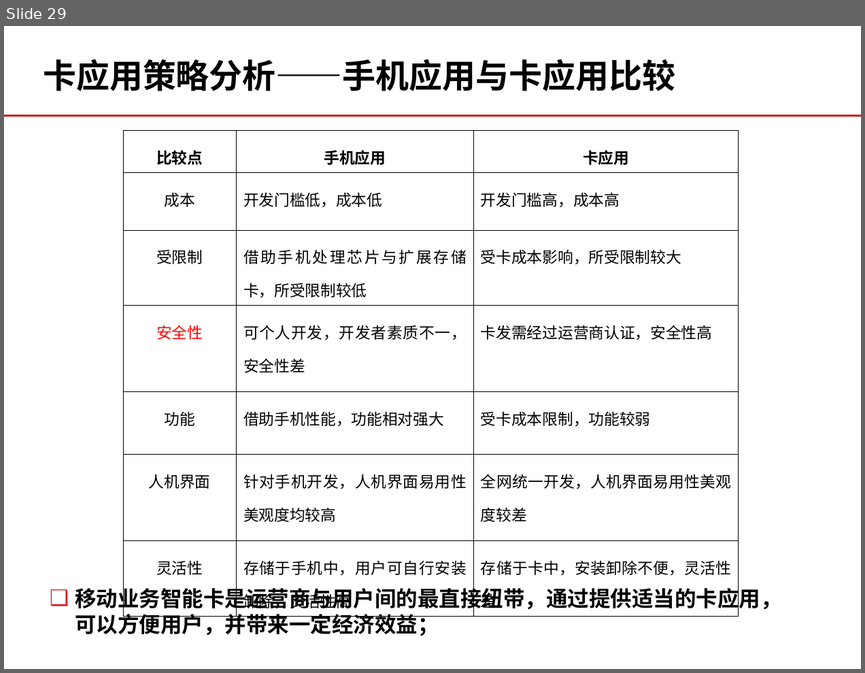
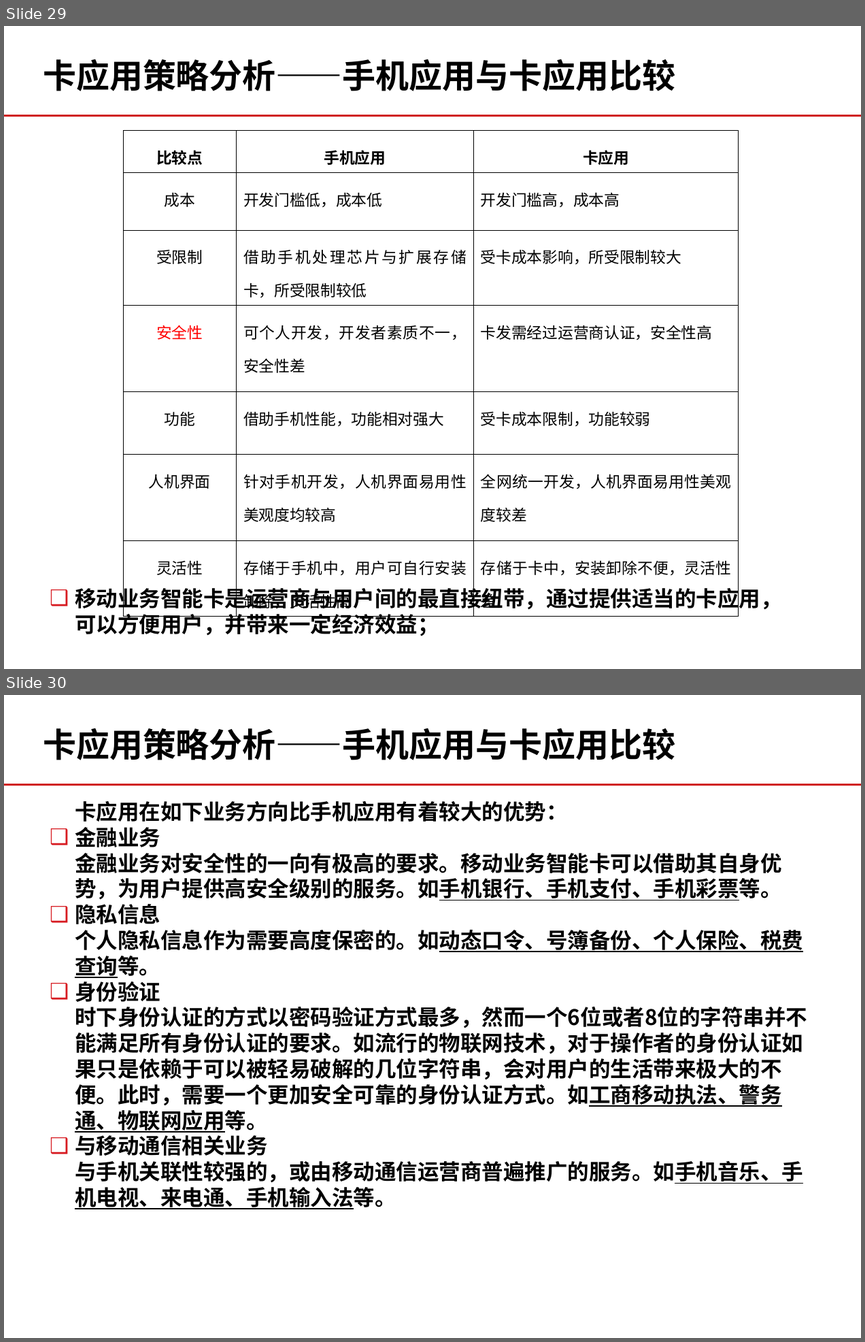
Before and after one commit to momo1101/unicardsrch, a slide deck: 软课题文本/软课题-中国联通电信卡业务及策略研究.ppt. Shown one above the other, each under a label of ours: slide 29 before the commit, slides 29 and 30 after it. The pictures are 865x673 and 865x1342 pixels, drawn with LibreOffice and Linux fonts; fonts in the diff are those of the drawing; background and template pictures are left out. Boxes give left, top, right and bottom in pixels: in the first picture for what was removed or moved away, otherwise in the second. Text is boxed around its words. In the diff, an @@ line names an element or a change of style, - is before the commit and + after.

```diff
--- a/软课题文本/软课题-中国联通电信卡业务及策略研究.ppt
+++ b/软课题文本/软课题-中国联通电信卡业务及策略研究.ppt
@@ slide 30 added at (4,695,861,1338), background #FFFFFF; not listed: 1 template element that a slide beside it also shows @@
@@ title added at (43,728,675,760), 28 pt, text #000000, bold @@
+卡应用策略分析——手机应用与卡应用比较
@@ text added at (75,801,807,1209), 18 pt, text #000000, bold @@
+卡应用在如下业务方向比手机应用有着较大的优势：
+❑ 金融业务
+金融业务对安全性的一向有极高的要求。移动业务智能卡可以借助其自身优势，为用户提供高安全级别的服务。如手机银行、手机支付、手机彩票等。
+❑ 隐私信息
+个人隐私信息作为需要高度保密的。如动态口令、号簿备份、个人保险、税费查询等。
+❑ 身份验证
+时下身份认证的方式以密码验证方式最多，然而一个6位或者8位的字符串并不能满足所有身份认证的要求。如流行的物联网技术，对于操作者的身份认证如果只是依赖于可以被轻易破解的几位字符串，会对用户的生活带来极大的不便。此时，需要一个更加安全可靠的身份认证方式。如工商移动执法、警务通、物联网应用等。
+❑ 与移动通信相关业务
+与手机关联性较强的，或由移动通信运营商普遍推广的服务。如手机音乐、手机电视、来电通、手机输入法等。
```
